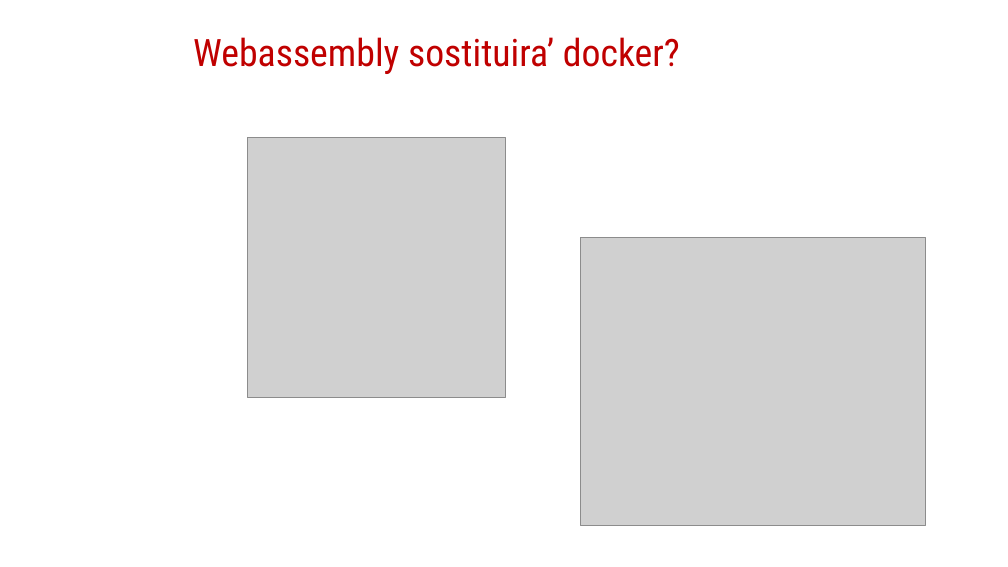
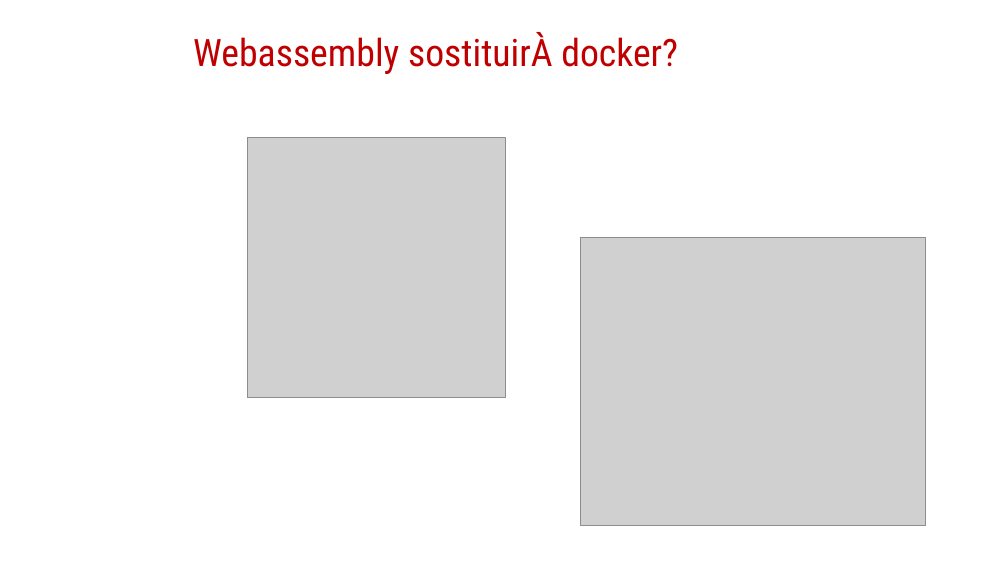
Before and after one commit to Ace68/slide, a slide deck: slide 20 of 2022/XMasDev/WebAssembly-XMASDEV2022.pptx (slide 18 before the commit). Drawn at 1008x567 pixels with LibreOffice and Linux fonts; fonts in the diff are those of the drawing; grey boxes stand for pictures; background and template pictures are left out. Boxes give left, top, right and bottom in pixels: in the first picture for what was removed or moved away, otherwise in the second. Text is boxed around its words. In the diff, an @@ line names an element or a change of style, - is before the commit and + after.

```diff
--- a/2022/XMasDev/WebAssembly-XMASDEV2022.pptx
+++ b/2022/XMasDev/WebAssembly-XMASDEV2022.pptx
@@ title at (193,32,678,74): text changed @@
-Webassembly sostituira’ docker?
+Webassembly sostituirÀ docker?
```
Also in this commit, not shown: 8 other slides changed, 2 slides added.
